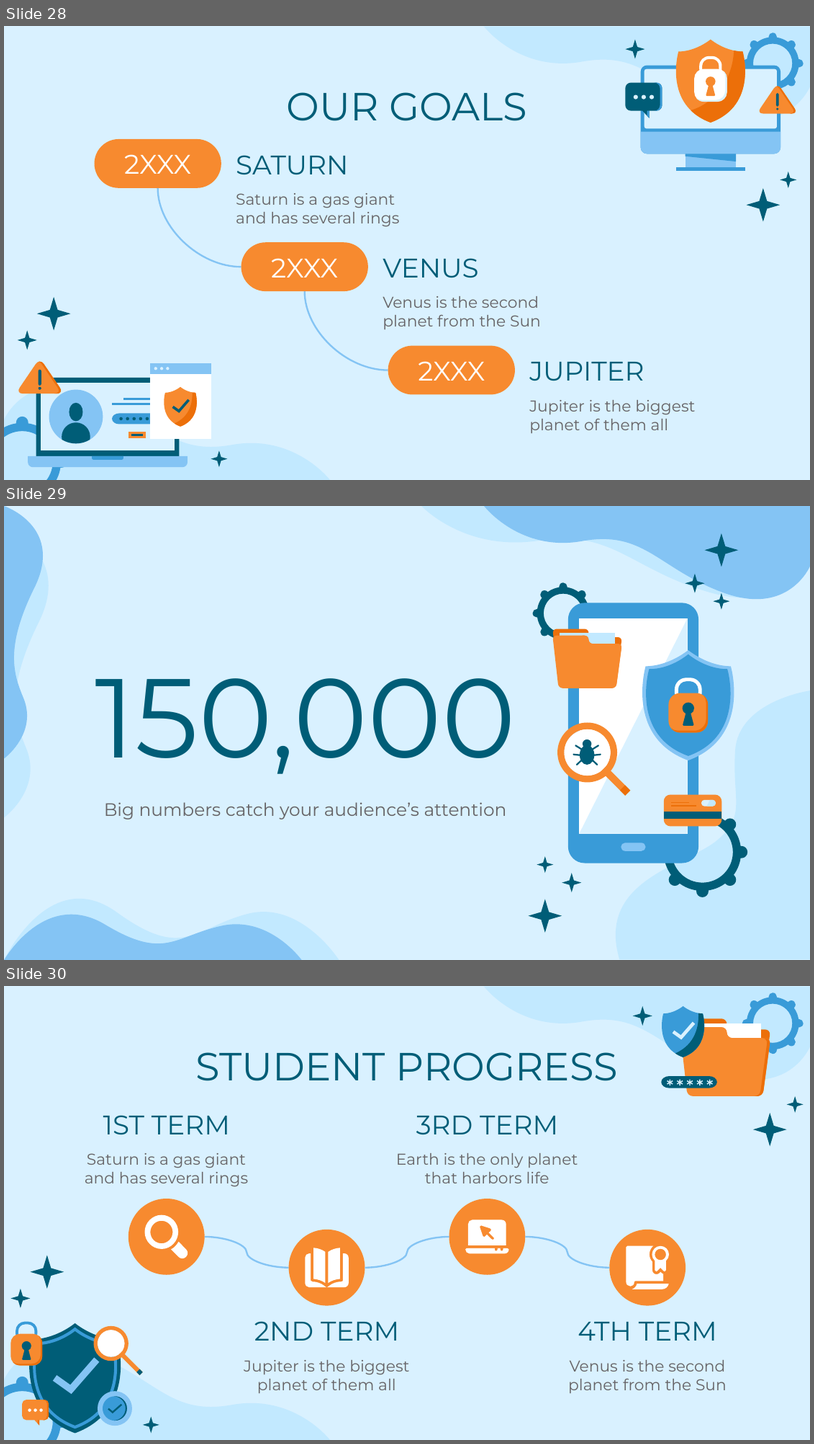
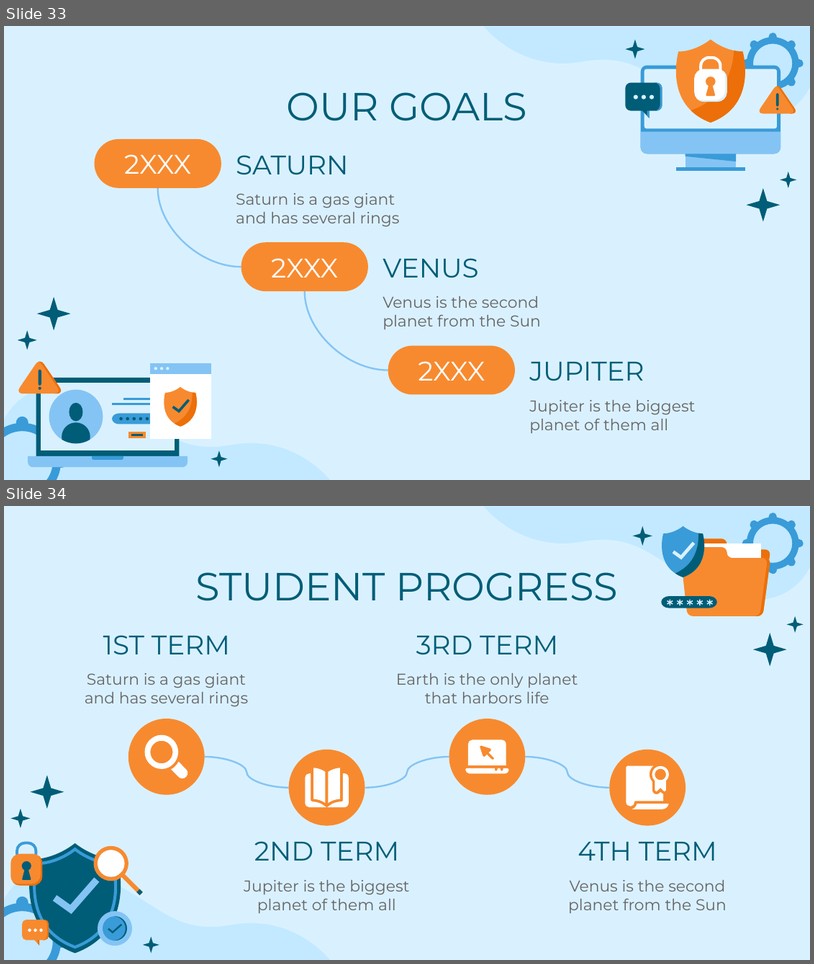
Before and after one commit to MiraPhilip12/Graduation_Project_ESLSCA, a slide deck: Milestone 5/Testing and Evaluation.pptx. Shown one above the other, each under a label of ours: slides 28, 29 and 30 before the commit, slides 33 and 34 after it. The pictures are 814x1444 and 814x964 pixels, drawn with LibreOffice and Linux fonts; fonts in the diff are those of the drawing. Boxes give left, top, right and bottom in pixels: in the first picture for what was removed or moved away, otherwise in the second. Text is boxed around its words. In the diff, an @@ line names an element or a change of style, - is before the commit and + after.

```diff
--- a/Milestone 5/Testing and Evaluation.pptx
+++ b/Milestone 5/Testing and Evaluation.pptx
@@ slide 29 removed at [4,506,810,960], background #D9F1FF @@
@@ freeform shape removed at [5,506,43,758] @@
@@ freeform shape removed at [422,506,810,598] @@
@@ freeform shape removed at [485,506,810,599] @@
@@ freeform shape removed at [4,528,48,817] @@
@@ group removed at [528,533,751,932]: 34 freeform shapes @@
@@ title removed at [95,678,517,774] @@
-150,000
@@ freeform shape removed at [596,690,810,959] @@
@@ subtitle removed at [104,802,507,819] @@
-Big numbers catch your audience’s attention
@@ freeform shape removed at [4,864,340,960] @@
@@ freeform shape removed at [4,888,302,960] @@
@@ what was slide 28 is now slide 33 @@
@@ what was slide 30 is now slide 34 @@
```
Also in this commit, not shown: 2 slides changed, 7 slides added, 3 other slides removed, 2 other files.
